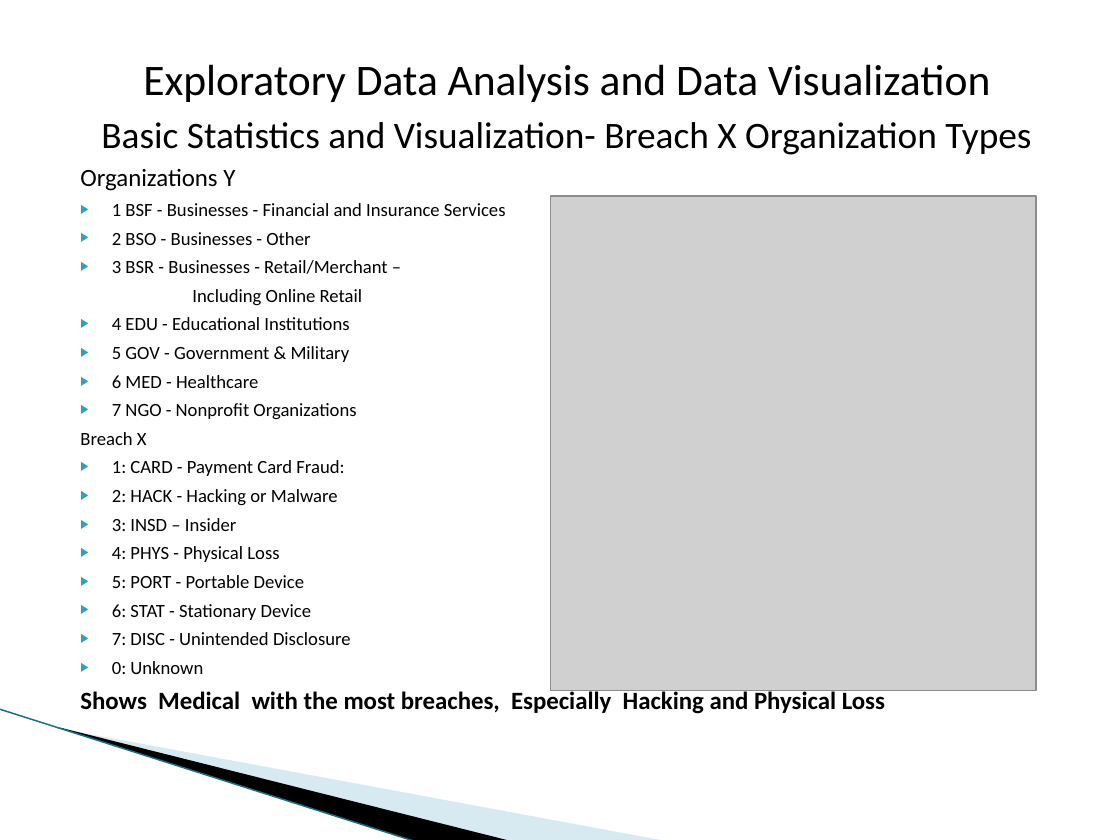
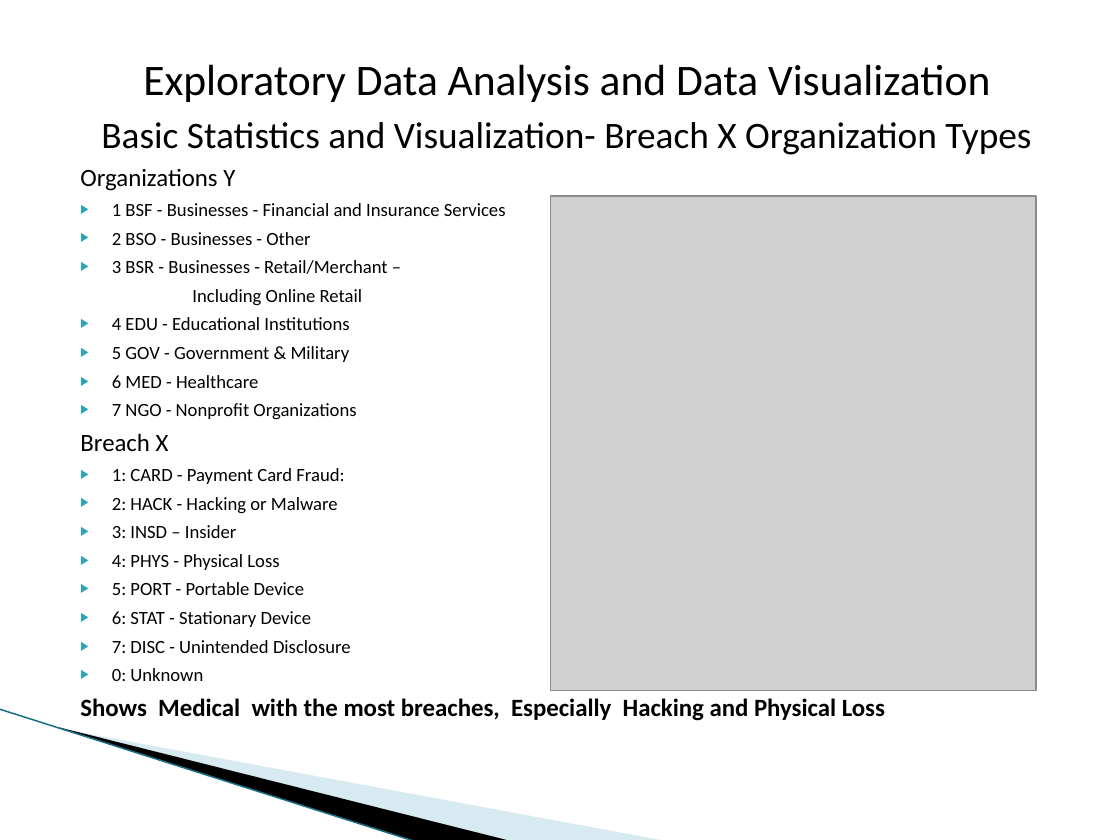
Before and after one commit to dmrod01/Capstone, a slide deck: slide 17 of Final Analysis - Data Capstone Project - Data Breaches.pptx. Drawn at 1120x840 pixels with LibreOffice and Linux fonts; fonts in the diff are those of the drawing; grey boxes stand for pictures; background and template pictures are left out. Boxes give left, top, right and bottom in pixels: in the first picture for what was removed or moved away, otherwise in the second. Text is boxed around its words. In the diff, an @@ line names an element or a change of style, - is before the commit and + after.

```diff
--- a/Final Analysis - Data Capstone Project - Data Breaches.pptx
+++ b/Final Analysis - Data Capstone Project - Data Breaches.pptx
@@ text at <box>80,433,169,451</box>: size 12 to 16 pt in "Breach X" @@
```
Also in this commit, not shown: 1 slide added.
